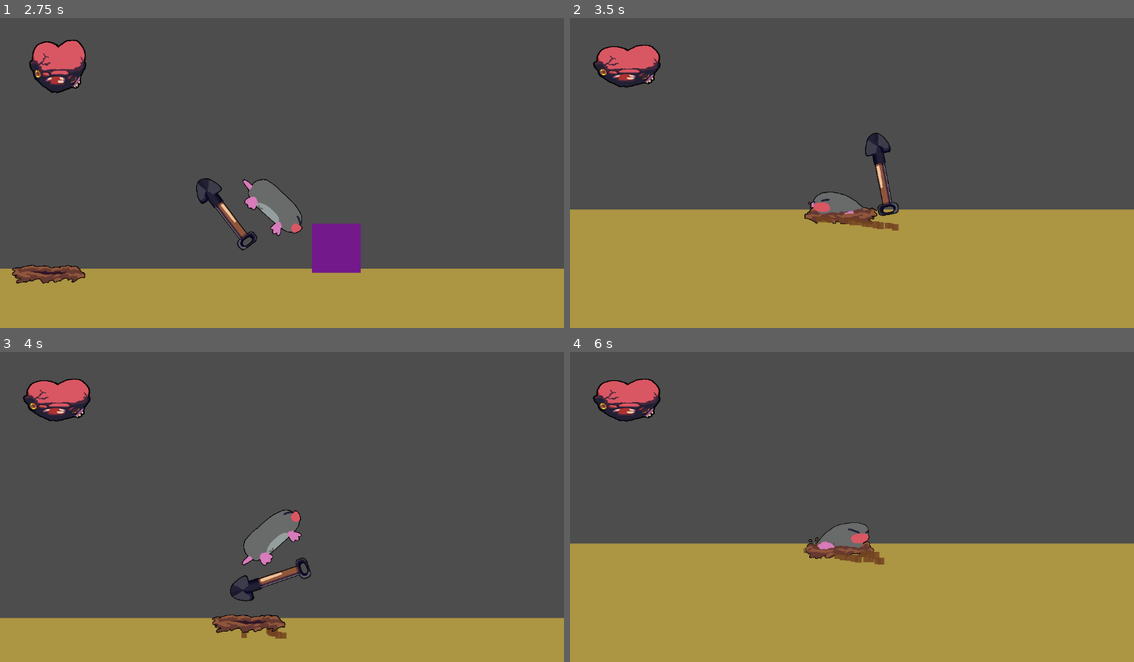
Above: before the commit, frames 1-4 (two rows, left to right).
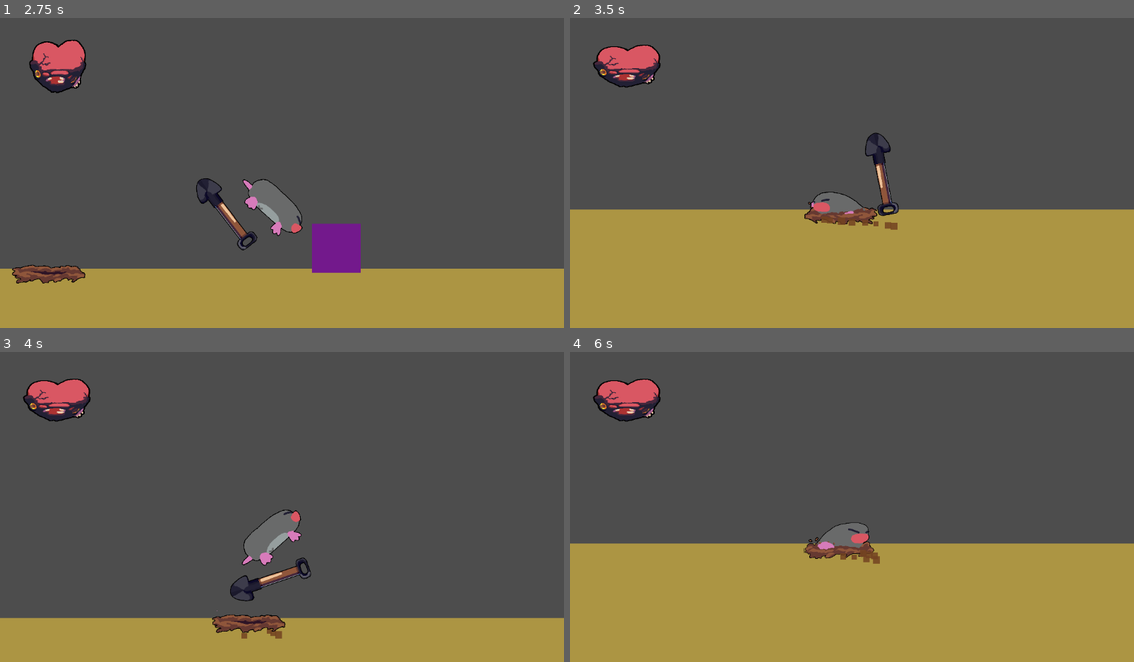
Above: after the commit, the same moments.

Repository: Geofoods/Holy-Moly
Game: Godot game, scene res://scenes/intro.tscn
Two runs of this game, one before a commit and one after it. Both use one fixed random seed, a clock stepped at 60 frames per second and the inputs below.
Inputs (mouse positions are in pixels of both pictures, inside the frame that each line leads up to):
- Up to frame 1 (2.75 s): click "PLAY GAME" at 0.5 s; tap Enter (ui_accept) at 1.25, 1.52, 2.27 s; move the mouse to (406, 154) at 1.27 s; hold Right (ui_right) from 1.28 s (still down); tap Shift (dig_dash) at 1.35 s; click (406, 154) at 1.42 s; move the mouse to (169, 185) at 2.02 s; tap Alt at 2.1 s
- Up to frame 2 (3.5 s): move the mouse to (908, 98) at 2.77 s; release Right (ui_right) at 2.78 s; hold Left (ui_left) from 2.78 s (still down); tap Shift (dig_dash) at 2.85 s
- Up to frame 3 (4 s): move the mouse to (253, 565) at 3.52 s; release Left (ui_left) at 3.53 s; hold Right (ui_right) from 3.53 s (still down); tap Alt at 3.6 s; click (253, 565) at 3.67 s; tap Enter (ui_accept) at 3.77 s
- Up to frame 4 (6 s): move the mouse to (1021, 550) at 4.27 s; tap Shift (dig_dash) at 4.35, 5.85 s; tap Enter (ui_accept) at 4.52, 5.27 s; move the mouse to (682, 457) at 5.02 s; release Right (ui_right) at 5.03 s; hold Left (ui_left) 5.03-5.78 s; tap Alt at 5.1 s; move the mouse to (880, 503) at 5.77 s; hold Right (ui_right) from 5.78 s (still down); click (880, 503) at 5.92 s

Frame 1 is identical in both runs. In frame 2, 0.1% of the frame differs, in the area x 43-59%, y 64-69%; in frame 3, less than 0.1%; in frame 4, 0.1%.

Commit message:
basic particle tuning

Diff:
--- a/scenes/mole.tscn
+++ b/scenes/mole.tscn
@@ -293,6 +293,6 @@
 [node name="ParticleTrail" type="GPUParticles2D" parent="."]
 position = Vector2(0, 110)
 emitting = false
-amount = 14
+amount = 8
 process_material = SubResource("ParticleProcessMaterial_trail1")
 lifetime = 0.5
